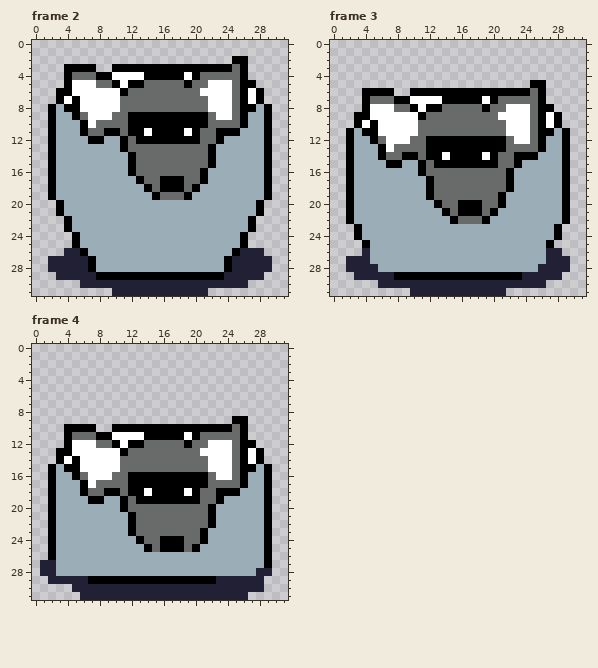
A pixel-art file gets an edit: assets/trash.aseprite. That is the earlier state.
32x32 pixels, 7 frames. Shown: frame 2, frame 3, frame 4. The commit also changed other frames, which this record leaves out.
New version:
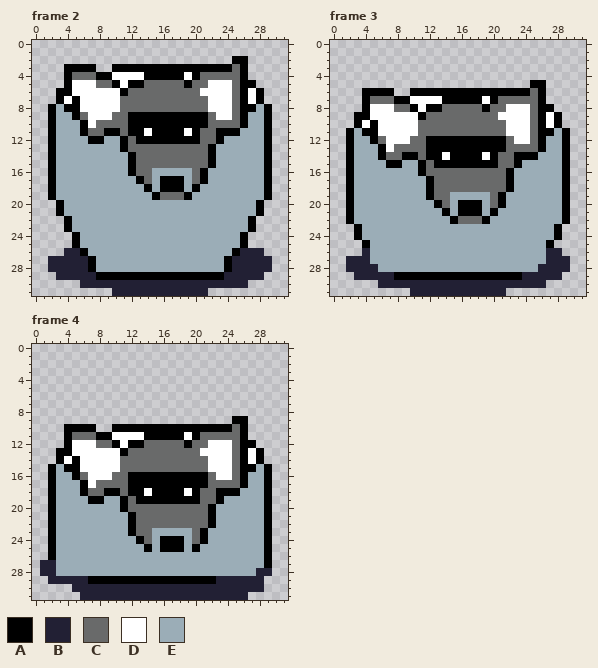
Palette (. is transparent): A #000000  B #222034  C #696a6a  D #ffffff  E #9badb7
What changed:
Frame 2:
The edit turns colour C into colour E in row 16 at x 15 to 19; in rows 17 to 18 at x 15 and 19.
Frame 3:
The edit turns colour C into colour E in row 19 at x 15 to 19; in rows 20 to 21 at x 15 and 19.
Frame 4:
The edit turns colour C into colour E in row 23 at x 15 to 19; in rows 24 to 25 at x 15 and 19.
Changed places in both pictures, as pixel boxes (x1, y1, x2, y2):
changed: (152, 168, 192, 192)
changed: (450, 192, 490, 216)
changed: (152, 528, 192, 552)
